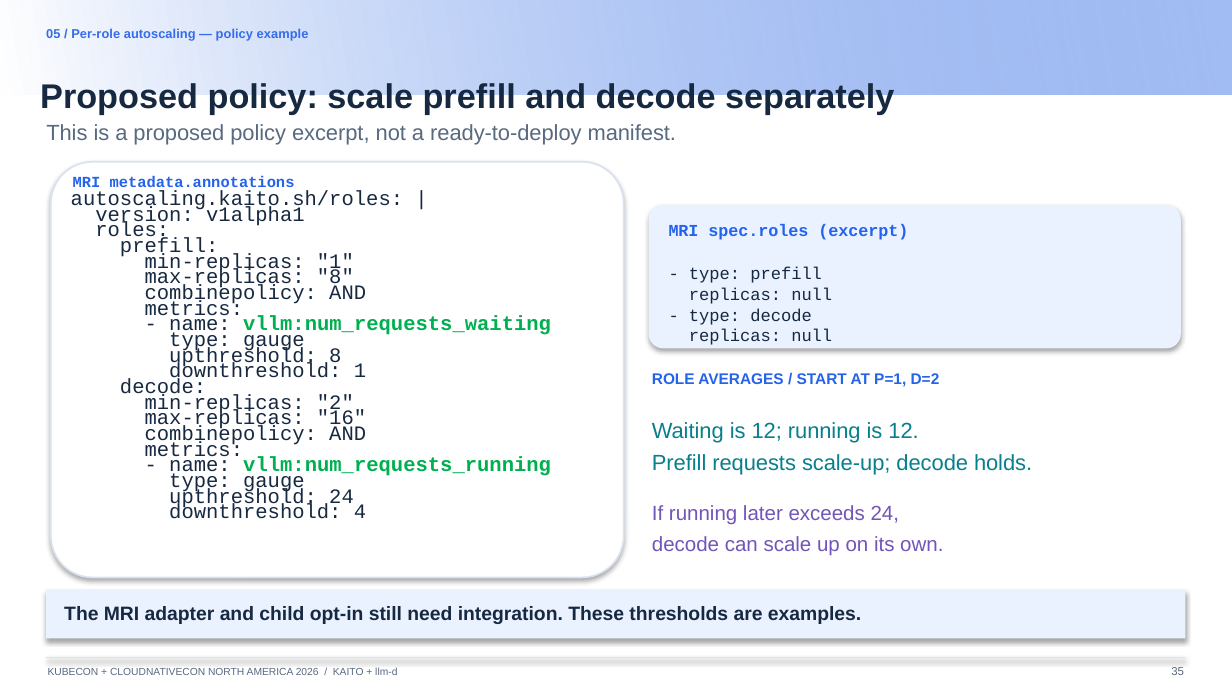
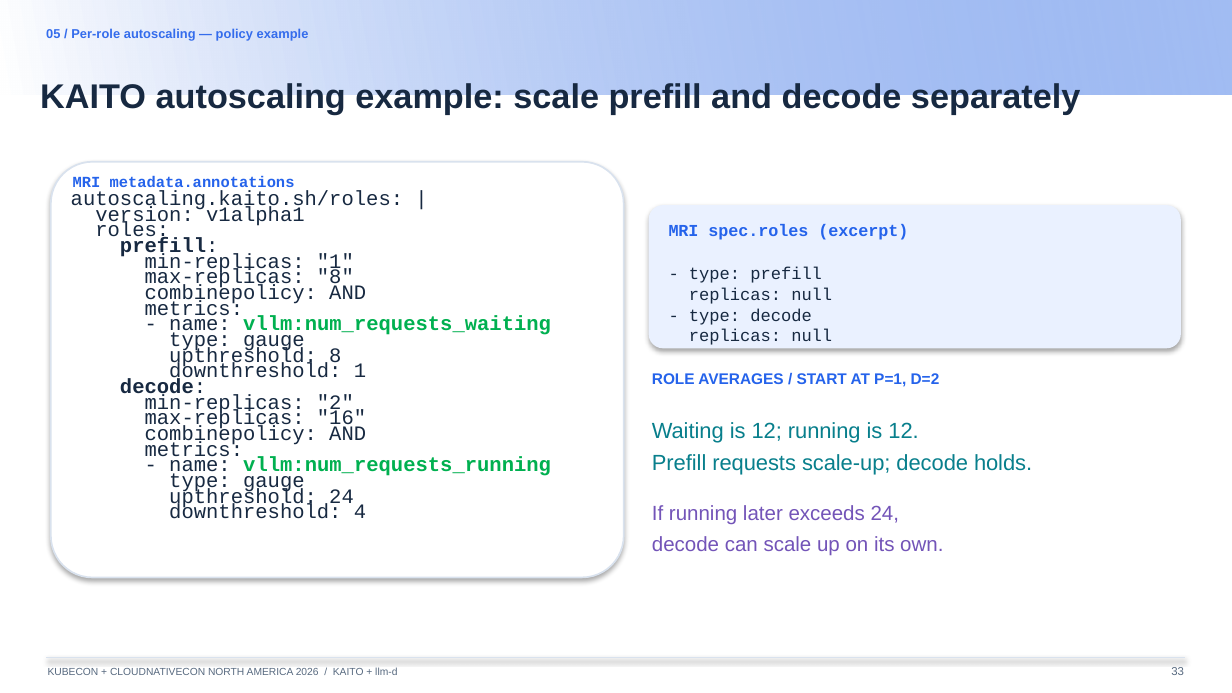
Before and after one commit to andyzhangx/demo, a slide deck: slide 33 of llm/pd-disaggregation/kubecon-na-2026-pd-disaggregation-kaito-llmd.pptx (slide 35 before the commit). Drawn at 1232x693 pixels with LibreOffice and Linux fonts; fonts in the diff are those of the drawing; background and template pictures are left out. Boxes give left, top, right and bottom in pixels: in the first picture for what was removed or moved away, otherwise in the second. Text is boxed around its words. In the diff, an @@ line names an element or a change of style, - is before the commit and + after.

```diff
--- a/llm/pd-disaggregation/kubecon-na-2026-pd-disaggregation-kaito-llmd.pptx
+++ b/llm/pd-disaggregation/kubecon-na-2026-pd-disaggregation-kaito-llmd.pptx
@@ text at (40,83,1080,114): text changed @@
-Proposed policy: scale prefill and decode separately
+KAITO autoscaling example: scale prefill and decode separately
@@ text removed at (46,124,676,145) @@
-This is a proposed policy excerpt, not a ready-to-deploy manifest.
@@ text at (120,237,219,399): bold on in "prefill:", "decode:" @@
@@ rectangle removed at (47,590,1186,639) @@
@@ text removed at (64,606,861,624) @@
-The MRI adapter and child opt-in still need integration. These thresholds are examples.
@@ page number at (1171,667,1184,675): text changed @@
-35
+33
```
Also in this commit, not shown: 16 other slides changed, 3 slides added, 1 slide removed.
